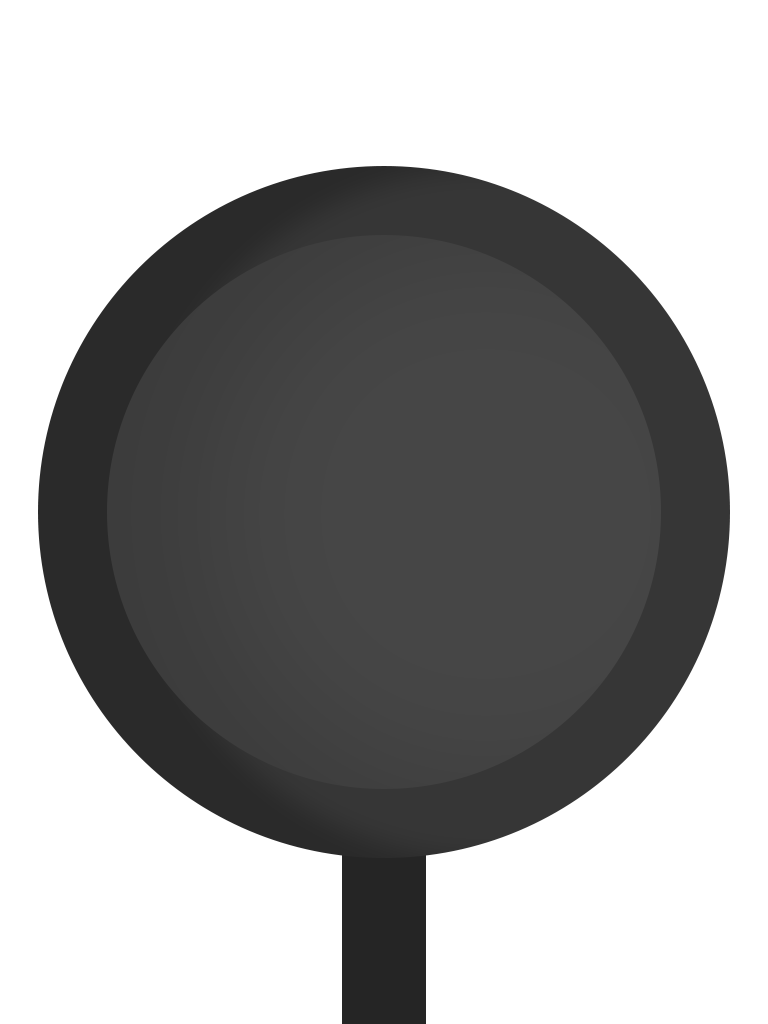
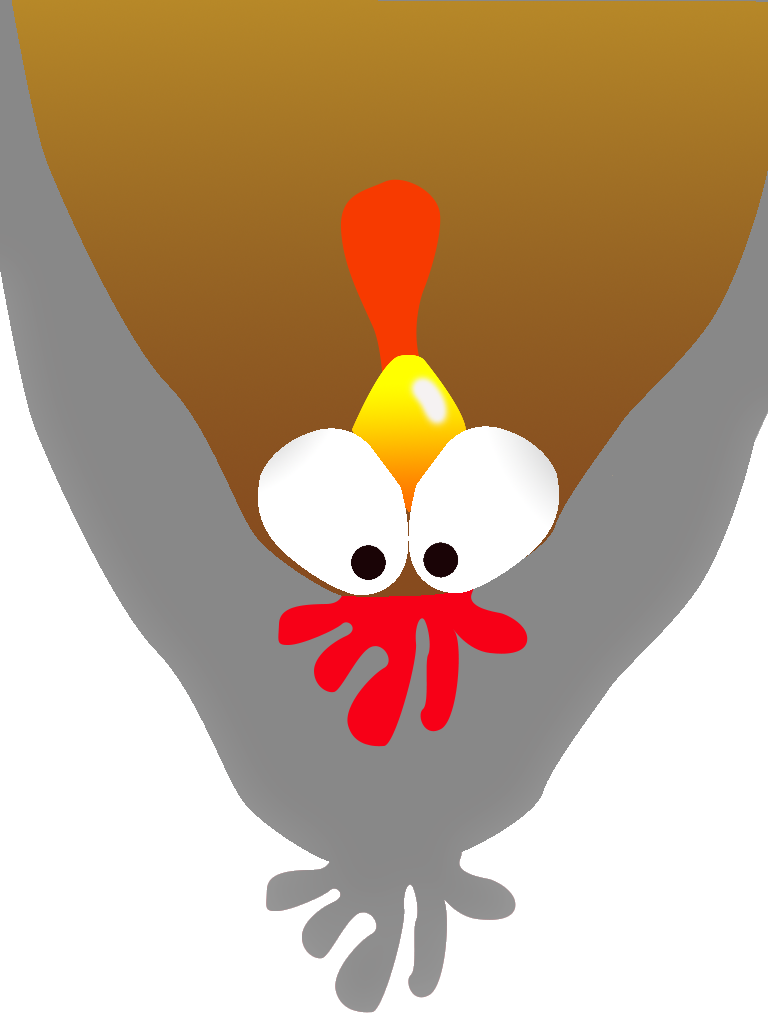
Layered file, before and after one edit (768 x 1024). Changes by layer:
added group "hen" (1st of 2) with 8 layers above "egg" over [0, 0, 768, 1013]
added layer "Layer 5 copy" in group "hen" over [408, 426, 559, 593]
added layer "Layer 5" in group "hen" over [258, 428, 409, 595]
added layer "Layer 6" in group "hen" over [352, 355, 466, 512]
added layer "Layer 7" in group "hen" over [340, 179, 441, 451]
added layer "Layer 8" in group "hen" over [12, 0, 768, 747]
added layer "Layer 8 copy" (53%) in group "hen" over [0, 0, 768, 1013]
hid group "pan" (3 layers) over [38, 166, 730, 1024]
hid "Background" over [0, 0, 768, 1024]
